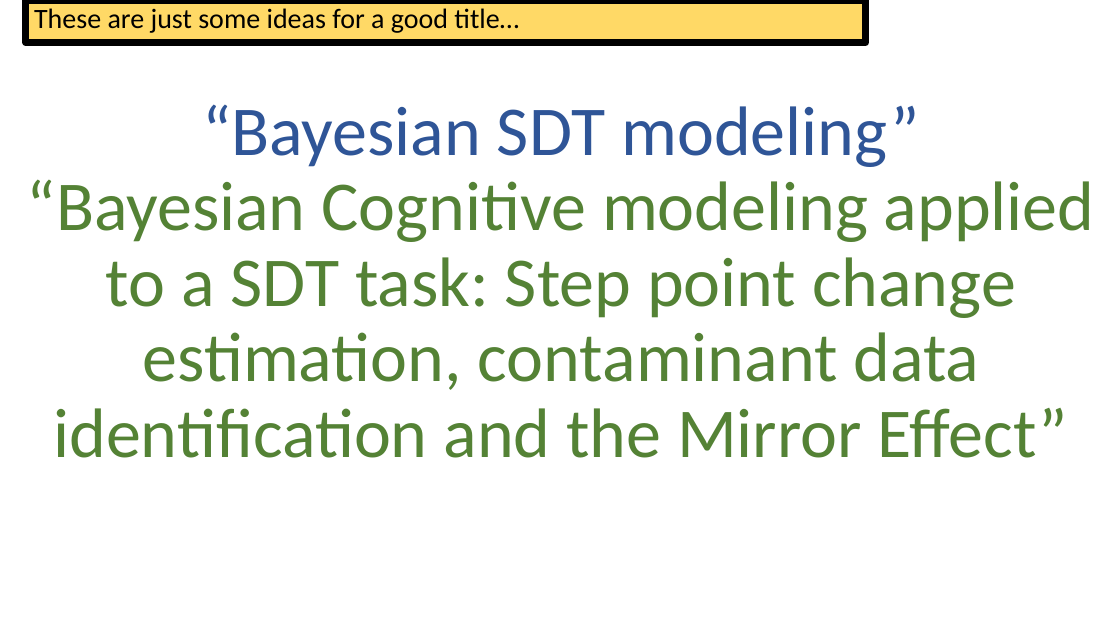
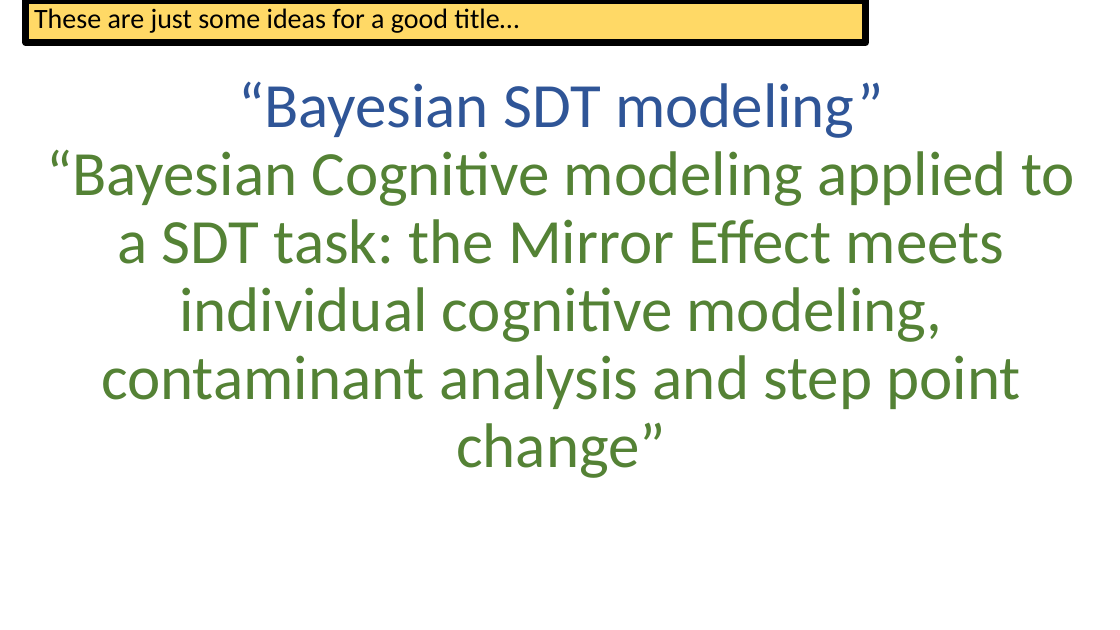
Before and after one commit to Adrifelcha/afchavez-019, a slide deck: slide 1 of MichaelLee/SDT Mirror Effect/Paper 1/BayesianSDTmodeling_Overview.pptx. Drawn at 1120x630 pixels with LibreOffice and Linux fonts; fonts in the diff are those of the drawing. Boxes give left, top, right and bottom in pixels: in the first picture for what was removed or moved away, otherwise in the second. Text is boxed around its words. In the diff, an @@ line names an element or a change of style, - is before the commit and + after.

```diff
--- a/MichaelLee/SDT Mirror Effect/Paper 1/BayesianSDTmodeling_Overview.pptx
+++ b/MichaelLee/SDT Mirror Effect/Paper 1/BayesianSDTmodeling_Overview.pptx
@@ title at [46,81,1075,478]: text changed; size 60 to 54 pt @@
-“Bayesian SDT modeling”
-“Bayesian Cognitive modeling applied to a SDT task: Step point change estimation, contaminant data identification and the Mirror Effect”
+“Bayesian SDT modeling”
+“Bayesian Cognitive modeling applied to a SDT task: the Mirror Effect meets individual cognitive modeling, contaminant analysis and step point change”
```
Also in this commit, not shown: 7 other slides changed, 16 slides added, 1 slide removed, 17 other files.
